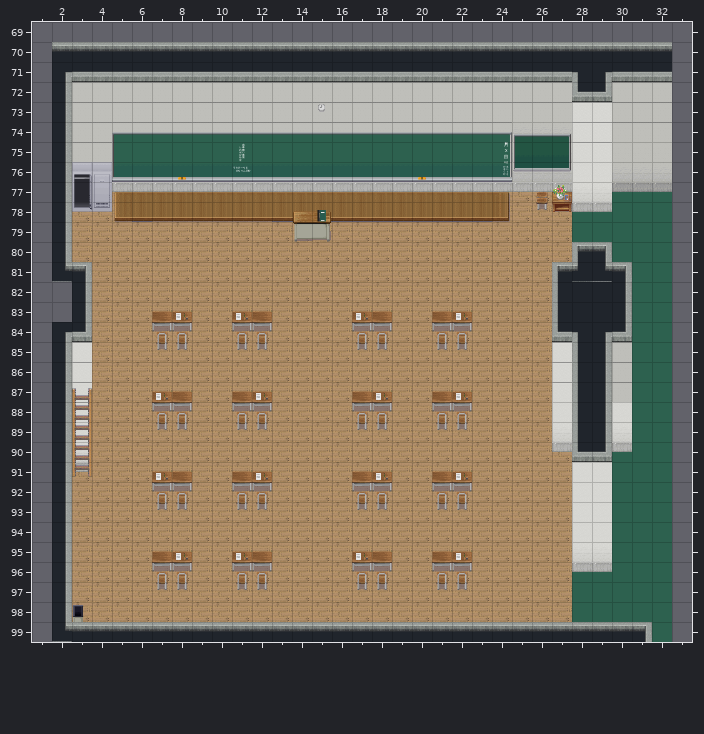
Tiled map: simulator/win32/res/tmx/class.tmx. Above: the version before the commit.
Cells are 32x32 px. Shown: x 1..33, y 69..99.
Now the later version:
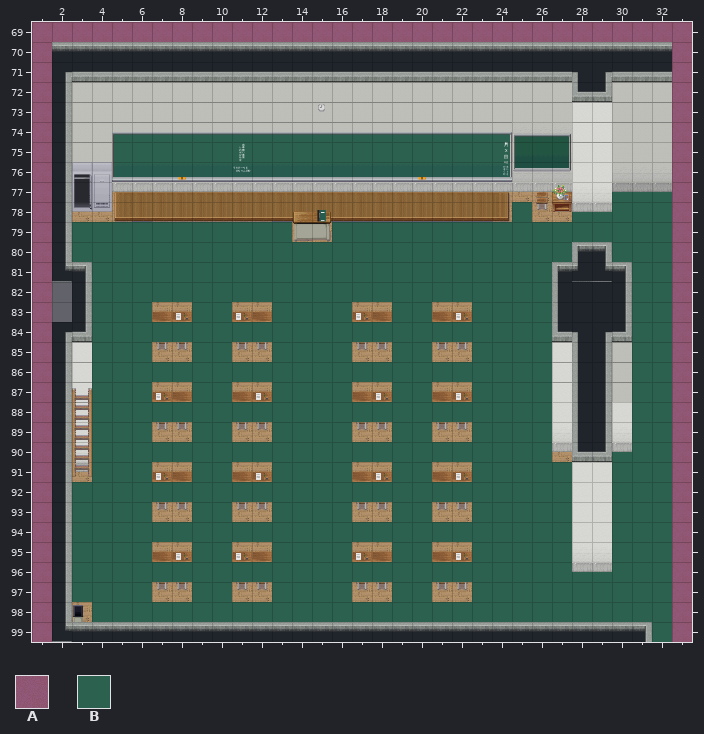
Key: from "block": A 1; from "tiles-gakuen-001": B 6.
_ is an empty cell.
Tiles of an added or newly shown layer are drawn over the layers below it.
The exact change:
Changed rows in their new state; . is an unchanged cell.
Layer "route_tiles-gakuen-001" (now shown):
first column x 3:
 78 ......................B..
 79 BBBBBBBBBBB..BBBBBBBBBBBB
 80 BBBBBBBBBBBBBBBBBBBBBBBBB
 81 .BBBBBBBBBBBBBBBBBBBBBBB.
 82 .BBBBBBBBBBBBBBBBBBBBBBB.
 83 .BBB..BB..BBBB..BB..BBBB.
 84 .BBBBBBBBBBBBBBBBBBBBBBB.
 85 .BBB..BB..BBBB..BB..BBBB.
 86 .BBBBBBBBBBBBBBBBBBBBBBB.
 87 .BBB..BB..BBBB..BB..BBBB.
 88 .BBBBBBBBBBBBBBBBBBBBBBB.
 89 .BBB..BB..BBBB..BB..BBBB.
 90 .BBBBBBBBBBBBBBBBBBBBBBB.
 91 .BBB..BB..BBBB..BB..BBBBB
 92 BBBBBBBBBBBBBBBBBBBBBBBBB
 93 BBBB..BB..BBBB..BB..BBBBB
 94 BBBBBBBBBBBBBBBBBBBBBBBBB
 95 BBBB..BB..BBBB..BB..BBBBB
 96 BBBBBBBBBBBBBBBBBBBBBBBBB
 97 BBBB..BB..BBBB..BB..BBBBB
 98 .BBBBBBBBBBBBBBBBBBBBBBBB
Layer "limit_tiles-gakuen-001" (now shown):
first column x 1:
 69 AAAAAAAAAAAAAAAAAAAAAAAAAAAAAAAAA
 70 A...............................A
 71 A...............................A
 72 A...............................A
 73 A...............................A
 74 A...............................A
 75 A...............................A
 76 A...............................A
 77 A...............................A
 78 A...............................A
 79 A...............................A
 80 A...............................A
 81 A...............................A
 82 A...............................A
 83 A...............................A
 84 A...............................A
 85 A...............................A
 86 A...............................A
 87 A...............................A
 88 A...............................A
 89 A...............................A
 90 A...............................A
 91 A...............................A
 92 A...............................A
 93 A...............................A
 94 A...............................A
 95 A...............................A
 96 A...............................A
 97 A...............................A
 98 A...............................A
 99 A...............................A
Boxes around the changes in both pictures, in picture pixels (x1, y1, x2, y2):
added: (32, 22, 692, 642)
